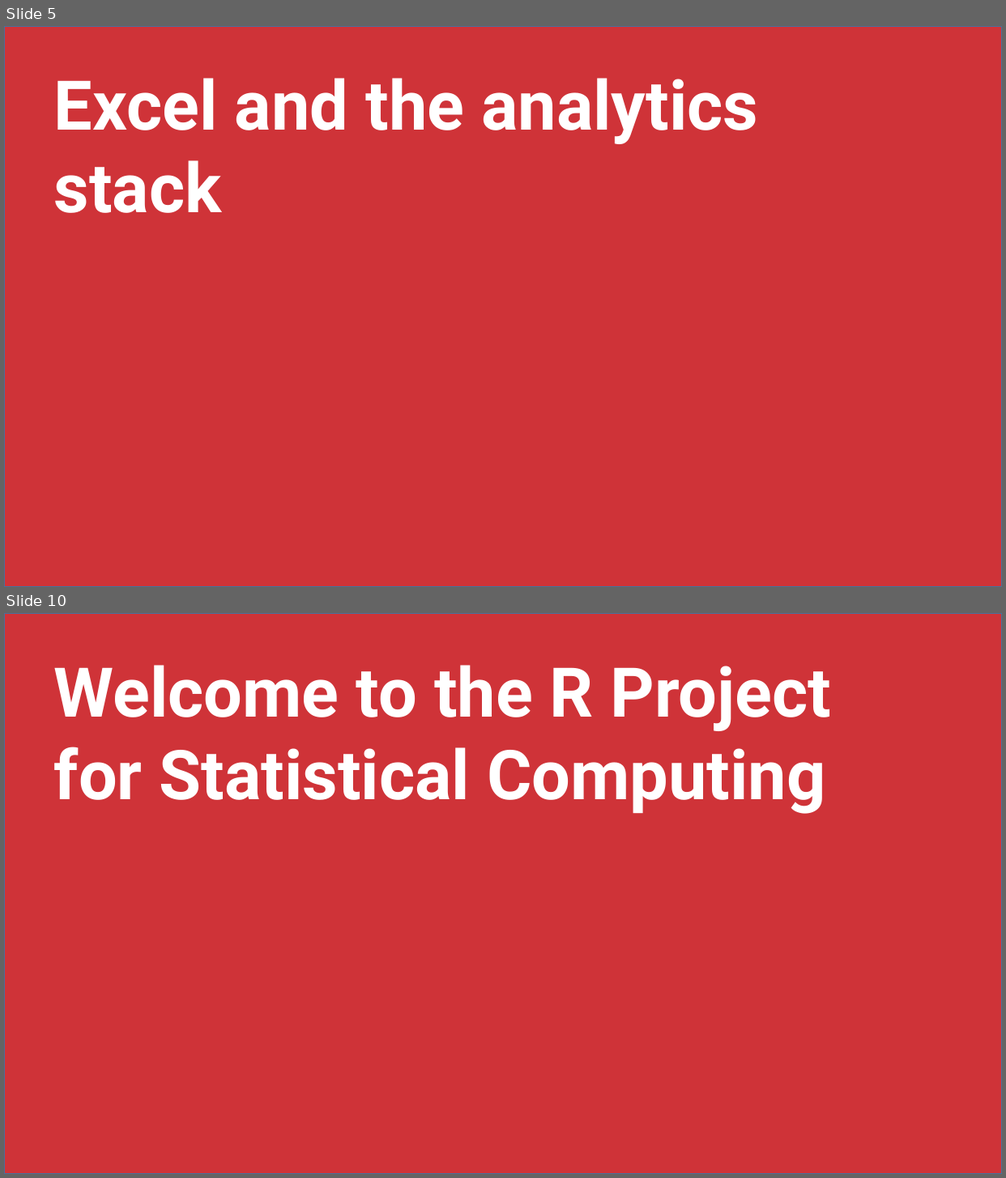
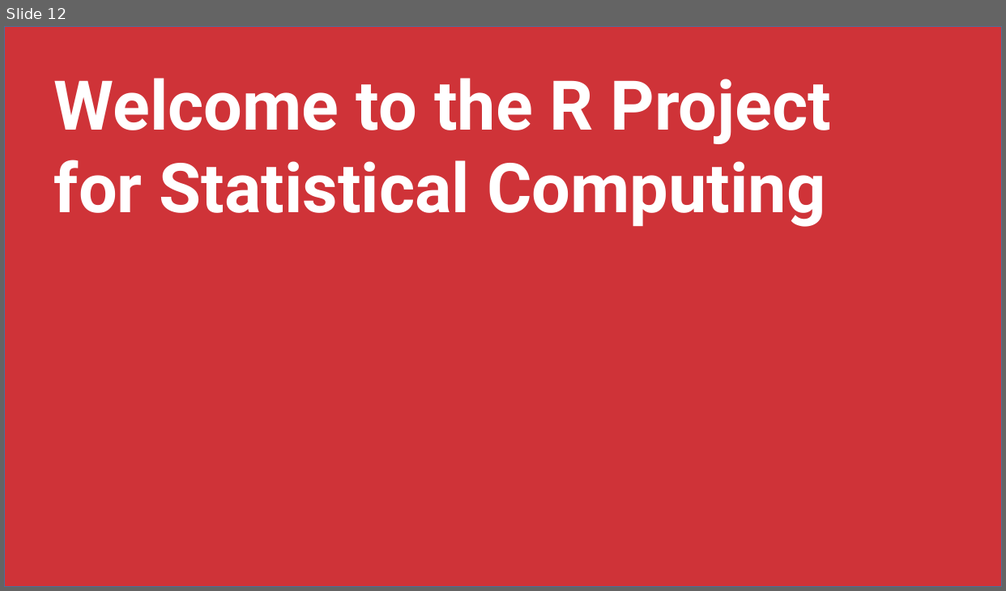
Before and after one commit to stringfestdata/rmb-aina-meetup, a slide deck: rmb-aina-meetup.pptx. Shown one above the other, each under a label of ours: slides 5 and 10 before the commit, slide 12 after it; the slides between them are not shown. The pictures are 1006x1178 and 1006x591 pixels, drawn with LibreOffice and Linux fonts; fonts in the diff are those of the drawing. Boxes give left, top, right and bottom in pixels: in the first picture for what was removed or moved away, otherwise in the second. Text is boxed around its words. In the diff, an @@ line names an element or a change of style, - is before the commit and + after.

```diff
--- a/rmb-aina-meetup.pptx
+++ b/rmb-aina-meetup.pptx
@@ slide 5 removed at [4,26,1002,587], background #FFFFFF @@
@@ rectangle removed at [4,26,1002,587] @@
@@ text removed at [54,78,758,213] @@
-Excel and the analytics stack
@@ what was slide 10 is now slide 12 @@
```
Also in this commit, not shown: 4 slides changed, 7 slides added, 18 other slides removed, 9 other files.
